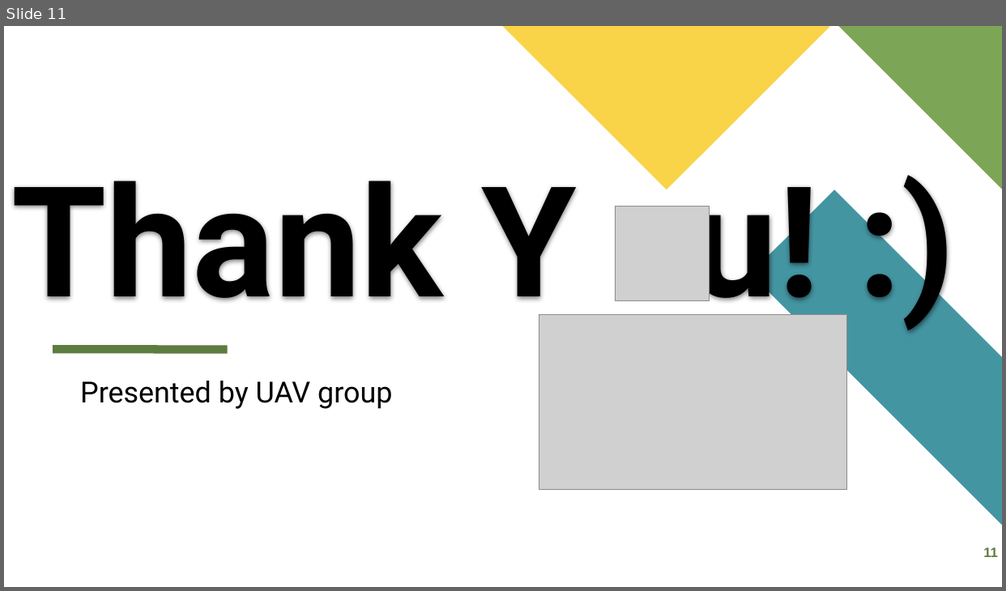
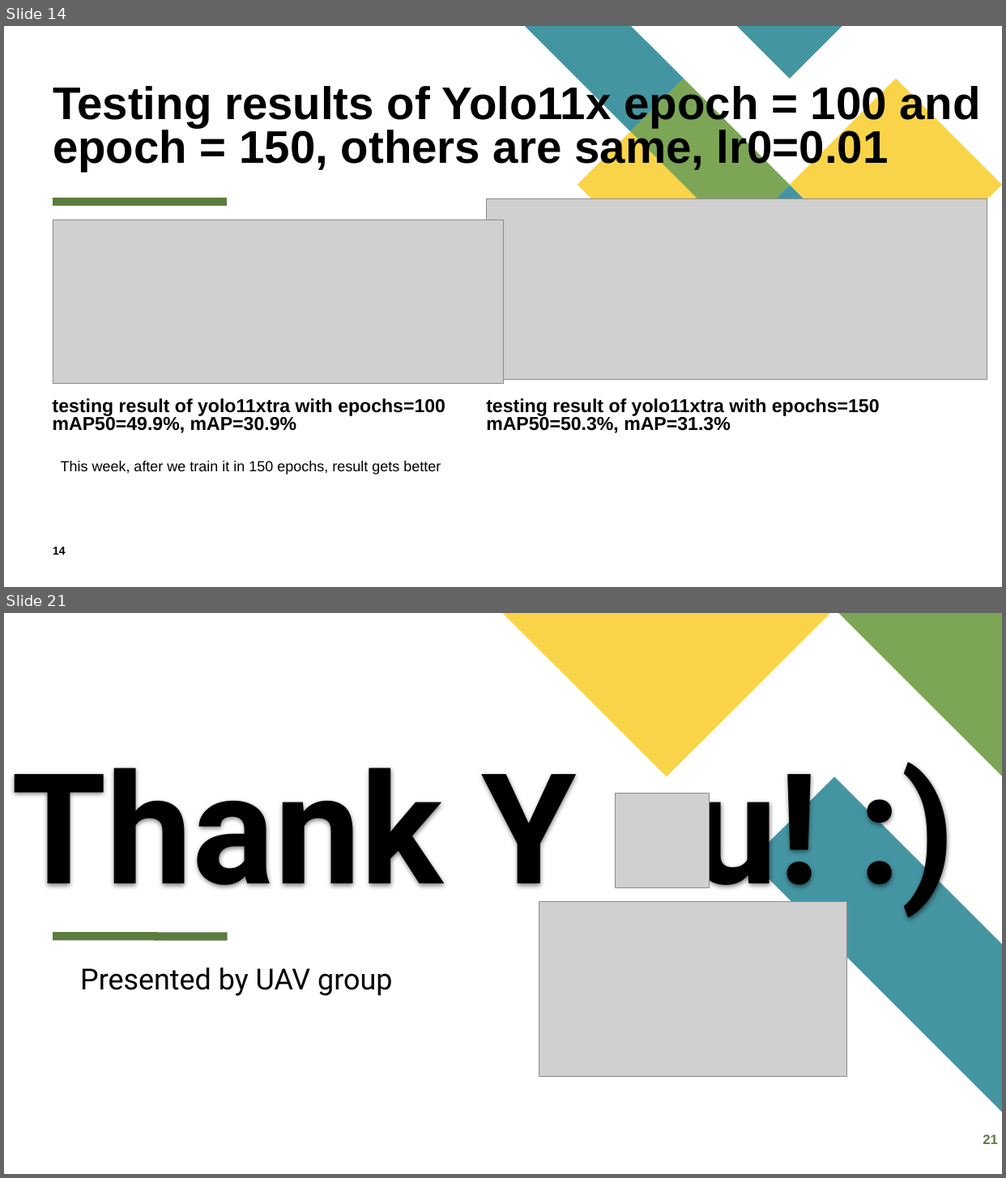
Before and after one commit to Kevin-Whoo/EE6008_48_UAV, a slide deck: EE6008_48_UAV_week4.pptx. Shown one above the other, each under a label of ours: slide 11 before the commit, slides 14 and 21 after it; the slides between them are not shown. The pictures are 1006x591 and 1006x1178 pixels, drawn with LibreOffice and Linux fonts; fonts in the diff are those of the drawing; grey boxes stand for pictures. Boxes give left, top, right and bottom in pixels: in the first picture for what was removed or moved away, otherwise in the second. Text is boxed around its words. In the diff, an @@ line names an element or a change of style, - is before the commit and + after.

Commit message:
draft of week 5 presentation

```diff
--- a/EE6008_48_UAV_week4.pptx
+++ b/EE6008_48_UAV_week4.pptx
@@ slide 14 added at box(4, 26, 1002, 587), background #FFFFFF @@
@@ title added at box(53, 83, 980, 171), 44 pt, text #000000, bold @@
+Testing results of Yolo11x epoch = 100 and epoch = 150, others are same, lr0=0.01
@@ group added at box(525, 26, 1002, 291): 5 freeform shapes @@
@@ line added from (53, 202) to (227, 202), #5D7C3F 8 pt @@
@@ picture added at box(53, 220, 503, 384) @@
@@ picture added at box(486, 199, 987, 380) @@
@@ text added at box(53, 399, 445, 433), 18 pt, text #000000, bold @@
+testing result of yolo11xtra with epochs=100
+mAP50=49.9%, mAP=30.9%
@@ text added at box(486, 399, 880, 433), 18 pt, text #000000, bold @@
+testing result of yolo11xtra with epochs=150
+mAP50=50.3%, mAP=31.3%
@@ text added at box(61, 461, 441, 475), 14 pt, text #000000 @@
+This week, after we train it in 150 epochs, result gets better
@@ page number added at box(53, 547, 66, 555), 11 pt, text #000000, bold @@
+14
@@ what was slide 11 is now slide 21 @@
@@ page number at box(982, 1135, 998, 1144): text changed @@
-11
+21
```
Also in this commit, not shown: 4 slides changed, 15 other slides added, 6 slides removed, 6 other files.
